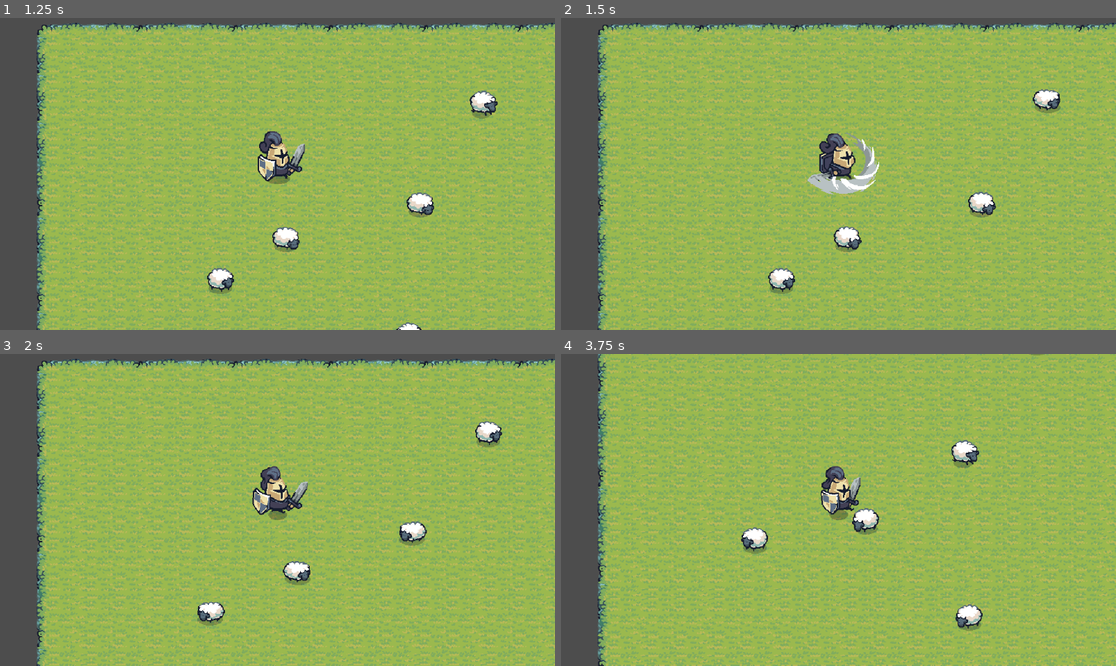
Above: before the commit, frames 1-4 (two rows, left to right).
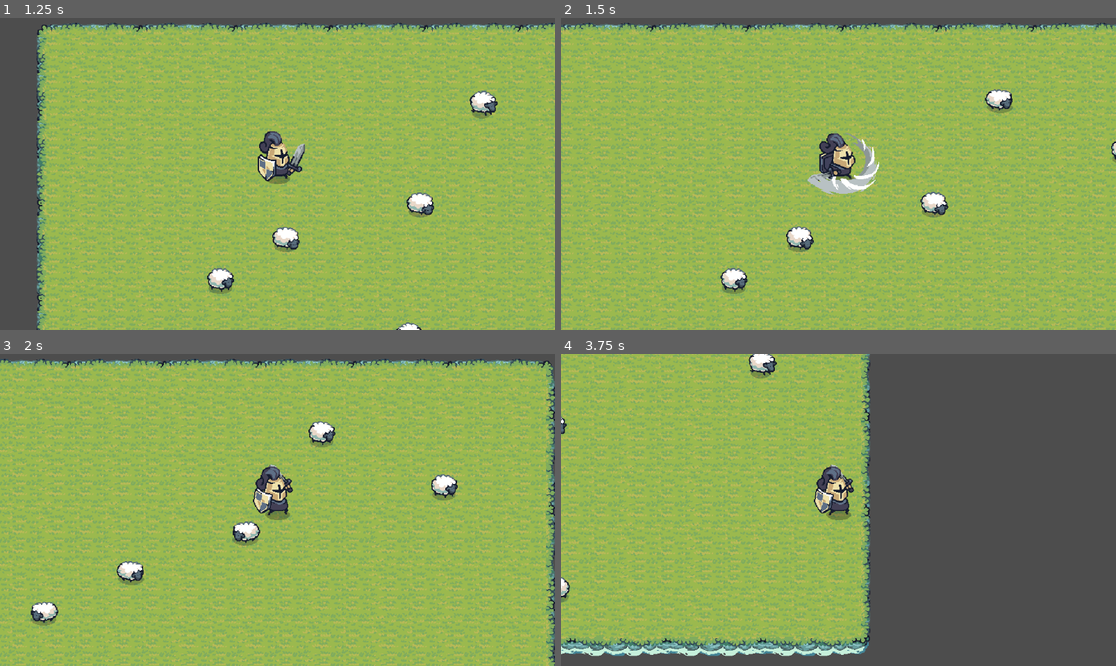
Above: after the commit, the same moments.

Repository: naufal453/project-a
Game: Godot game, scene res://Scene/mainmenu.tscn
Two runs of this game, one before a commit and one after it. Both use one fixed random seed, a clock stepped at 60 frames per second and the inputs below. Sound files missing from this copy of the repository are replaced by a short silence.
Inputs (mouse positions are in pixels of both pictures, inside the frame that each line leads up to):
- Up to frame 1 (1.25 s): click "Start" at 0.5 s
- Up to frame 2 (1.5 s): move the mouse to (960, 158) at 1.27 s; press the mouse at (960, 158) at 1.28 s; hold D (right) from 1.28 s (still down)
- Up to frame 3 (2 s): keep holding D (right)
- Up to frame 4 (3.75 s): move the mouse to (727, 525) at 2.02 s; release D (right) at 2.03 s; release the mouse at (727, 525) at 2.03 s; hold S (down) 2.03-2.78 s; click (727, 525) at 2.1 s; move the mouse to (894, 441) at 2.77 s; press the mouse at (894, 441) at 2.78 s; hold D (right) 2.78-3.53 s; move the mouse to (810, 572) at 3.52 s; release the mouse at (810, 572) at 3.53 s; hold W (up) from 3.53 s (still down); click (810, 572) at 3.6 s

Frame 1 is identical in both runs. In frame 2, 39% of the frame differs, in the area x 0-100%, y 1-100%; in frame 3, 35%; in frame 4, 72%, in the area x 0-100%, y 0-100%.

Commit message:
applied clean code

Diff:
--- a/Scene/player.gd
+++ b/Scene/player.gd
@@ -1,42 +1,36 @@
 extends CharacterBody2D
 
 @export var speed: float = 200.0
-var last_horizontal_direction: int = 1
-var last_vertical_direction: int = 1
-var random_entity_inattack_range = false
-var random_entity_attack_cooldown = true
-var health = 100
-var player_alive = true
-var attack_cooldown_time := 1.0 # seconds
+@export var dash_speed: float = 400.0
+var last_direction := 1
+var health := 100
+
+var attack_cooldown := 0.2
 var attack_cooldown_timer := 0.0
-var attack_duration_time := 0.3 # seconds the attack is active
+var attack_duration := 0.3
 var attack_duration_timer := 0.0
 
 @onready var animated_sprite = $AnimatedSprite2D
-@onready var attack_area_horizontal = $AttackHorizontal
-@onready var attack_shape_horizontal = $AttackHorizontal/CollisionShape2D
-#@onready var attack_area_vertical = $AttackVertical
-@onready var attack_shape_vertical = $AttackHorizontal/CollisionShape2D2
+@onready var attack_shape_horizontal = $Attack/CollisionShape2D
+@onready var attack_shape_vertical = $Attack/CollisionShape2D2
+
+func _ready() -> void:
+	pass
 
 func _physics_process(delta: float) -> void:
-	var input_vector := get_input_vector()
+	var input_vector = get_input_vector()
+	_update_timers(delta)
+	_process_attack(input_vector)
+	_update_animation(input_vector)
+	_update_direction(input_vector)
 
-	# Update attack cooldown timer
-	if attack_cooldown_timer > 0.0:
-		attack_cooldown_timer -= delta
+	if not _is_attacking():
+		velocity = input_vector * speed
+	move_and_slide()
 
-	# Update attack duration timer
-	if attack_duration_timer > 0.0:
-		attack_duration_timer -= delta
-
-	handle_attack()
-	play_animation(input_vector)
-	update_direction(input_vector)
-	random_entity_attack()
-	# Move only if not attacking
-	if not Input.is_action_pressed("attack"):
-		velocity = input_vector * speed
-		move_and_slide()
+func _update_timers(delta: float) -> void:
+	attack_cooldown_timer = max(attack_cooldown_timer - delta, 0.0)
+	attack_duration_timer = max(attack_duration_timer - delta, 0.0)
 
 func get_input_vector() -> Vector2:
 	return Vector2(
@@ -44,60 +38,43 @@
 		Input.get_action_strength("down") - Input.get_action_strength("up")
 	).normalized()
 
-func handle_attack() -> void:
-	if Input.is_action_pressed("attack") and attack_cooldown_timer <= 0.0:
+func _process_attack(input_vector: Vector2) -> void:
+	var is_attack_pressed = Input.is_action_pressed("attack")
+	var attacking = false
+
+	if is_attack_pressed and attack_cooldown_timer <= 0.0:
+		_start_attack(input_vector)
+		attacking = true
+	elif _is_attacking():
+		attacking = true
+
+	attack_shape_horizontal.disabled = not attacking
+	attack_shape_vertical.disabled = not attacking
+
+func _start_attack(input_vector: Vector2) -> void:
+	animated_sprite.play("Attack")
+	attack_duration_timer = attack_duration
+	attack_cooldown_timer = attack_cooldown
+	if input_vector == Vector2.ZERO:
+		input_vector = Vector2(last_direction, 0)
+	velocity = input_vector.normalized() * dash_speed
+
+func _is_attacking() -> bool:
+	return attack_duration_timer > 0.0
+
+func _update_animation(input_vector: Vector2) -> void:
+	if _is_attacking():
 		animated_sprite.play("Attack")
-		attack_duration_timer = attack_duration_time # Start attack duration
-		attack_cooldown_timer = attack_cooldown_time # Start cooldown
-
-	# Enable attack shapes only during attack duration
-	if attack_duration_timer > 0.0:
-		attack_shape_horizontal.disabled = false
-		attack_shape_vertical.disabled = false
-	else:
-		attack_shape_horizontal.disabled = true
-		attack_shape_vertical.disabled = true
-
-func play_animation(input_vector: Vector2) -> void:
-	if attack_duration_timer > 0.0:
-		# Attack animation is active during attack duration
-		if animated_sprite.animation != "Attack":
-			animated_sprite.play("Attack")
-		return
-	elif attack_cooldown_timer > 0.0 and input_vector == Vector2.ZERO:
-		# During cooldown but not attacking, play idle
-		animated_sprite.play("Idle")
 	elif input_vector == Vector2.ZERO:
 		animated_sprite.play("Idle")
 	else:
 		animated_sprite.play("Run")
 
-func update_direction(input_vector: Vector2) -> void:
+func _update_direction(input_vector: Vector2) -> void:
 	if abs(input_vector.x) > 0.1:
-		last_horizontal_direction = sign(input_vector.x)
-	#elif abs(input_vector.y) >0.1:
-		#last_vertical_direction = sign(input_vector.y)
-	animated_sprite.flip_h = last_horizontal_direction < 0
-	attack_area_horizontal.scale.x = last_horizontal_direction
-	#attack_area_vertical.scale.y = last_vertical_direction
-
-
-func _on_hitbox_body_exited(body: Node2D) -> void:
-	if body.has_method("enemy"):
-		random_entity_inattack_range=false
-
-
-func _on_hitbox_body_entered(body: Node2D) -> void:
-	if body.has_method("enemy"):
-		random_entity_inattack_range = true
-
-func random_entity_attack():
-	if random_entity_inattack_range:
-		print("gedebuk")
-
-func player():
-	pass
-
+		last_direction = sign(input_vector.x)
+	animated_sprite.flip_h = last_direction < 0
+	$Attack.scale.x = last_direction
 
 func _on_attack_body_entered(body: Node2D) -> void:
 	if body.has_method("take_damage"):
--- a/Scene/player.tscn
+++ b/Scene/player.tscn
@@ -1,9 +1,11 @@
-[gd_scene load_steps=27 format=3 uid="uid://brpukwfa3pbrk"]
+[gd_scene load_steps=39 format=3 uid="uid://brpukwfa3pbrk"]
 
 [ext_resource type="Texture2D" uid="uid://csap2j3u8ywny" path="res://Tiny Swords (Free Pack)/Units/Black Units/Warrior/Warrior_Idle.png" id="1_kelma"]
 [ext_resource type="Script" uid="uid://c2bv0rfvf8m7j" path="res://Scene/player.gd" id="1_xa75v"]
 [ext_resource type="Texture2D" uid="uid://b62ebb2m7lwb2" path="res://Tiny Swords (Free Pack)/Units/Black Units/Warrior/Warrior_Attack1.png" id="2_58ae2"]
 [ext_resource type="Texture2D" uid="uid://lwriudnj1euq" path="res://Tiny Swords (Free Pack)/Units/Black Units/Warrior/Warrior_Run.png" id="2_y8w33"]
+[ext_resource type="Texture2D" uid="uid://clqg57vk5pvv1" path="res://Tiny Swords (Free Pack)/Units/Black Units/Warrior/Warrior_Attack2.png" id="3_ivevv"]
+[ext_resource type="Texture2D" uid="uid://dgx7u3d0eiosp" path="res://Tiny Swords (Free Pack)/Units/Black Units/Warrior/Warrior_Guard.png" id="4_r6jsd"]
 
 [sub_resource type="AtlasTexture" id="AtlasTexture_eqmt2"]
 atlas = ExtResource("2_58ae2")
@@ -20,6 +22,46 @@
 [sub_resource type="AtlasTexture" id="AtlasTexture_lhccw"]
 atlas = ExtResource("2_58ae2")
 region = Rect2(576, 0, 192, 192)
+
+[sub_resource type="AtlasTexture" id="AtlasTexture_7d6xm"]
+atlas = ExtResource("3_ivevv")
+region = Rect2(0, 0, 192, 192)
+
+[sub_resource type="AtlasTexture" id="AtlasTexture_2sr8w"]
+atlas = ExtResource("3_ivevv")
+region = Rect2(192, 0, 192, 192)
+
+[sub_resource type="AtlasTexture" id="AtlasTexture_1vqkc"]
+atlas = ExtResource("3_ivevv")
+region = Rect2(384, 0, 192, 192)
+
+[sub_resource type="AtlasTexture" id="AtlasTexture_uktg4"]
+atlas = ExtResource("3_ivevv")
+region = Rect2(576, 0, 192, 192)
+
+[sub_resource type="AtlasTexture" id="AtlasTexture_jx4b7"]
+atlas = ExtResource("4_r6jsd")
+region = Rect2(0, 0, 192, 192)
+
+[sub_resource type="AtlasTexture" id="AtlasTexture_2mxbm"]
+atlas = ExtResource("4_r6jsd")
+region = Rect2(192, 0, 192, 192)
+
+[sub_resource type="AtlasTexture" id="AtlasTexture_wfp4b"]
+atlas = ExtResource("4_r6jsd")
+region = Rect2(384, 0, 192, 192)
+
+[sub_resource type="AtlasTexture" id="AtlasTexture_8jg3e"]
+atlas = ExtResource("4_r6jsd")
+region = Rect2(576, 0, 192, 192)
+
+[sub_resource type="AtlasTexture" id="AtlasTexture_6xvy4"]
+atlas = ExtResource("4_r6jsd")
+region = Rect2(768, 0, 192, 192)
+
+[sub_resource type="AtlasTexture" id="AtlasTexture_b881n"]
+atlas = ExtResource("4_r6jsd")
+region = Rect2(960, 0, 192, 192)
 
 [sub_resource type="AtlasTexture" id="AtlasTexture_y8w33"]
 atlas = ExtResource("1_kelma")
@@ -94,6 +136,46 @@
 }],
 "loop": true,
 "name": &"Attack",
+"speed": 14.0
+}, {
+"frames": [{
+"duration": 1.0,
+"texture": SubResource("AtlasTexture_7d6xm")
+}, {
+"duration": 1.0,
+"texture": SubResource("AtlasTexture_2sr8w")
+}, {
+"duration": 1.0,
+"texture": SubResource("AtlasTexture_1vqkc")
+}, {
+"duration": 1.0,
+"texture": SubResource("AtlasTexture_uktg4")
+}],
+"loop": true,
+"name": &"Combo",
+"speed": 14.0
+}, {
+"frames": [{
+"duration": 1.0,
+"texture": SubResource("AtlasTexture_jx4b7")
+}, {
+"duration": 1.0,
+"texture": SubResource("AtlasTexture_2mxbm")
+}, {
+"duration": 1.0,
+"texture": SubResource("AtlasTexture_wfp4b")
+}, {
+"duration": 1.0,
+"texture": SubResource("AtlasTexture_8jg3e")
+}, {
+"duration": 1.0,
+"texture": SubResource("AtlasTexture_6xvy4")
+}, {
+"duration": 1.0,
+"texture": SubResource("AtlasTexture_b881n")
+}],
+"loop": true,
+"name": &"Guard",
 "speed": 14.0
 }, {
 "frames": [{
@@ -165,8 +247,8 @@
 [node name="AnimatedSprite2D" type="AnimatedSprite2D" parent="."]
 position = Vector2(1, -24)
 sprite_frames = SubResource("SpriteFrames_c68nv")
-animation = &"Attack"
-frame_progress = 0.156025
+animation = &"Guard"
+frame_progress = 0.5237
 
 [node name="CollisionShape2D" type="CollisionShape2D" parent="."]
 position = Vector2(1, -9)
@@ -178,16 +260,16 @@
 position = Vector2(0, -28)
 shape = SubResource("CircleShape2D_58ae2")
 
-[node name="AttackHorizontal" type="Area2D" parent="."]
-
-[node name="CollisionShape2D" type="CollisionShape2D" parent="AttackHorizontal"]
+[node name="Attack" type="Area2D" parent="."]
+
+[node name="CollisionShape2D" type="CollisionShape2D" parent="Attack"]
 position = Vector2(27, -15)
 scale = Vector2(1, 1.15)
 shape = SubResource("CircleShape2D_ivevv")
 one_way_collision_margin = 0.0
 debug_color = Color(0.703295, 0.478954, 0.294413, 0.42)
 
-[node name="CollisionShape2D2" type="CollisionShape2D" parent="AttackHorizontal"]
+[node name="CollisionShape2D2" type="CollisionShape2D" parent="Attack"]
 position = Vector2(0, -3)
 scale = Vector2(1.35, 1)
 shape = SubResource("CircleShape2D_ivevv")
@@ -201,5 +283,5 @@
 
 [connection signal="body_entered" from="hitbox" to="." method="_on_hitbox_body_entered"]
 [connection signal="body_exited" from="hitbox" to="." method="_on_hitbox_body_exited"]
-[connection signal="body_entered" from="AttackHorizontal" to="." method="_on_attack_body_entered"]
+[connection signal="body_entered" from="Attack" to="." method="_on_attack_body_entered"]
 [connection signal="timeout" from="attack_cooldown_timer" to="." method="_on_attack_cooldown_timeout"]
--- a/project.godot
+++ b/project.godot
@@ -46,6 +46,11 @@
 "events": [Object(InputEventMouseButton,"resource_local_to_scene":false,"resource_name":"","device":-1,"window_id":0,"a …(253 unchanged characters)…
 ]
 }
+guard={
+"deadzone": 0.2,
+"events": [Object(InputEventMouseButton,"resource_local_to_scene":false,"resource_name":"","device":-1,"window_id":0,"alt_pressed":false,"shift_pressed":false,"ctrl_pressed":false,"meta_pressed":false,"button_mask":0,"position":Vector2(0, 0),"global_position":Vector2(0, 0),"factor":1.0,"button_index":2,"canceled":false,"pressed":false,"double_click":false,"script":null)
+]
+}
 
 [rendering]
 
